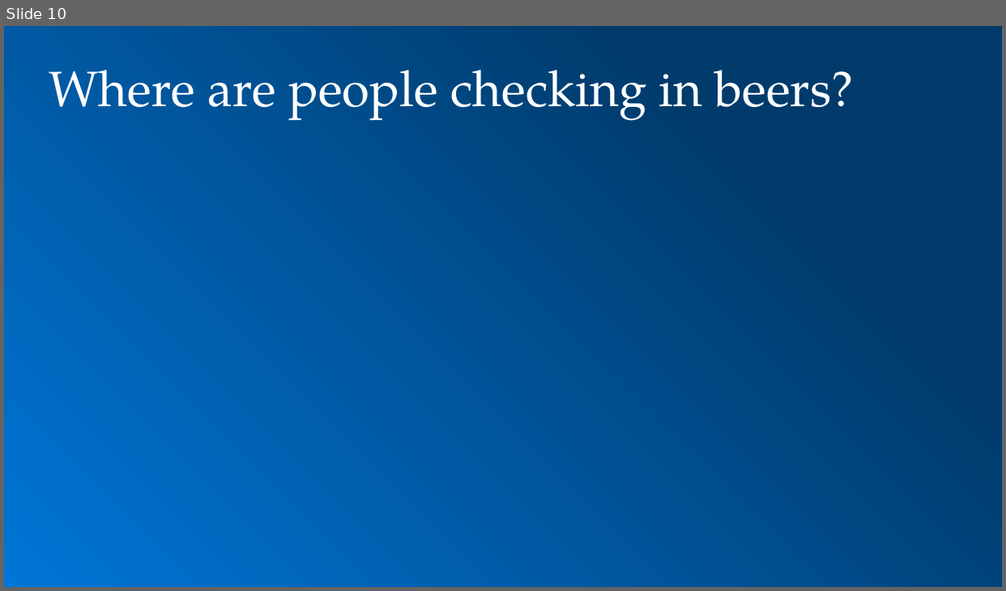
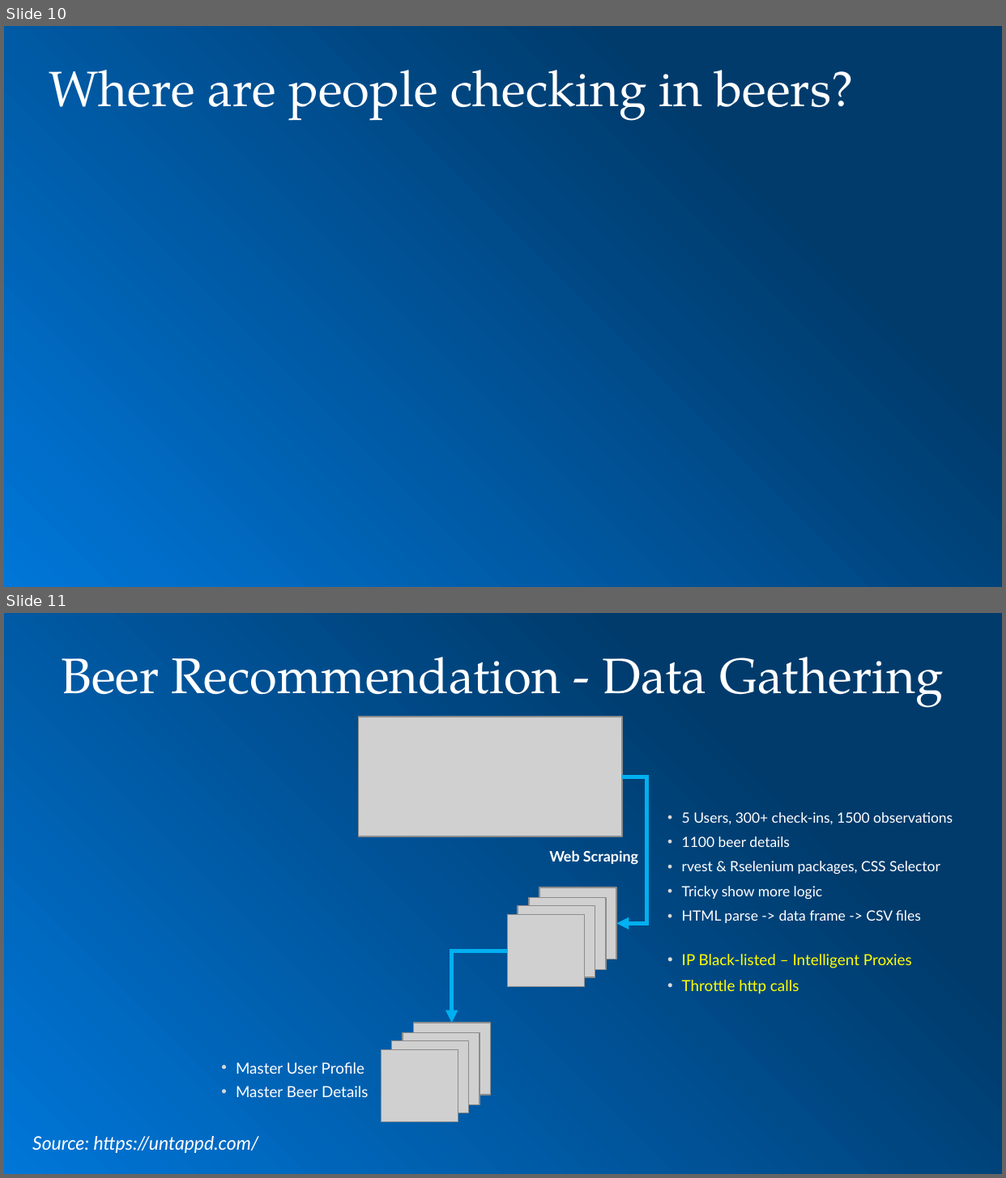
Before and after one commit to toadies/MSDS_CaseStudy2, a slide deck: presentation/MSDS 6306 Case Study 2.pptx. Shown one above the other, each under a label of ours: slide 10 before the commit, slides 10 and 11 after it. The pictures are 1006x591 and 1006x1178 pixels, drawn with LibreOffice and Linux fonts; fonts in the diff are those of the drawing; grey boxes stand for pictures; background and template pictures are left out. Boxes give left, top, right and bottom in pixels: in the first picture for what was removed or moved away, otherwise in the second. Text is boxed around its words. In the diff, an @@ line names an element or a change of style, - is before the commit and + after.

```diff
--- a/presentation/MSDS 6306 Case Study 2.pptx
+++ b/presentation/MSDS 6306 Case Study 2.pptx
@@ slide 11 added at [4,613,1002,1174], background gradient #003B6C to #0076D8 @@
@@ title added at [62,657,943,708], 36 pt, text #FFFFFF @@
+Beer Recommendation - Data Gathering
@@ picture added at [358,717,622,837] @@
@@ elbow arrow added from (622, 777) to (616, 923), #00B0F0 3 pt @@
@@ text added at [682,812,953,923], 10.2 pt, text #FFFFFF @@
+• 5 Users, 300+ check-ins, 1500 observations
+• 1100 beer details
+• rvest & Rselenium packages, CSS Selector
+• Tricky show more logic
+• HTML parse -> data frame -> CSV files
@@ text added at [549,850,638,865], 10.5 pt, text #FFFFFF, bold @@
+Web Scraping
@@ group added at [507,888,616,987]: 4 pictures @@
@@ elbow arrow added from (507, 952) to (452, 1023), #00B0F0 3 pt @@
@@ text added at [682,954,912,995], 11 pt, text #FFFF00 @@
+• IP Black-listed – Intelligent Proxies
+• Throttle http calls
@@ text added at [236,1063,368,1097], 11 pt, text #FFFFFF @@
+• Master User Profile
+• Master Beer Details
@@ group added at [381,1023,490,1122]: 4 pictures @@
@@ text added at [32,1136,259,1153], 13.5 pt, text #FFFFFF, italic @@
+Source: https://untappd.com/
```
Also in this commit, not shown: 3 slides changed, 4 other slides added, 1 other file.
